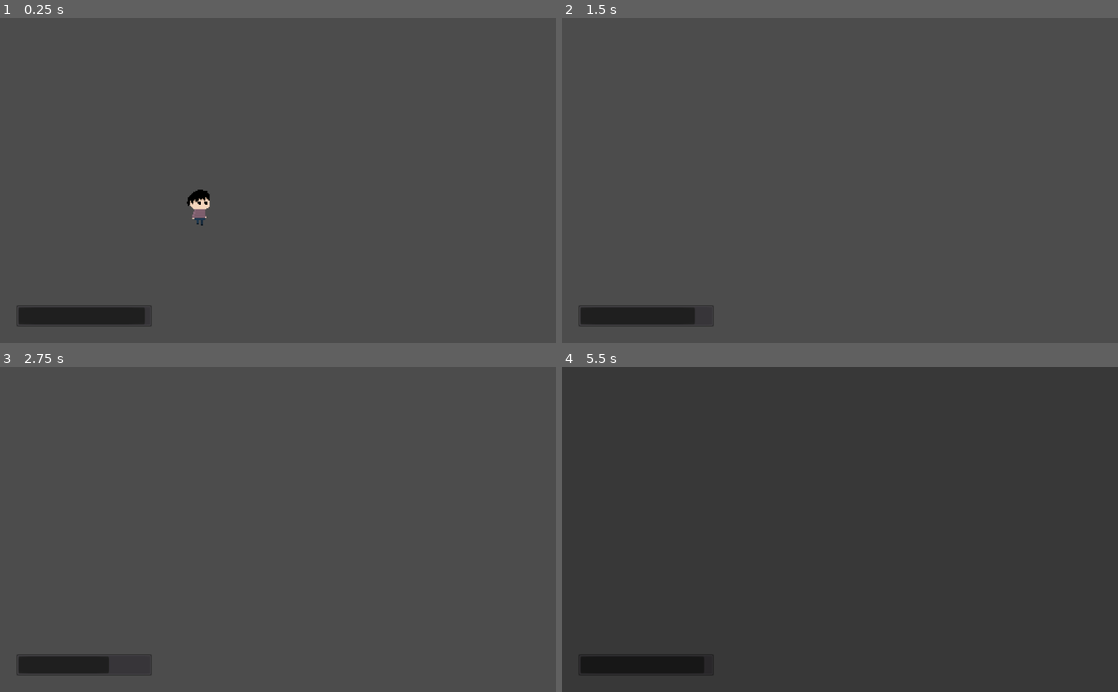
Above: before the commit, frames 1-4 (two rows, left to right).
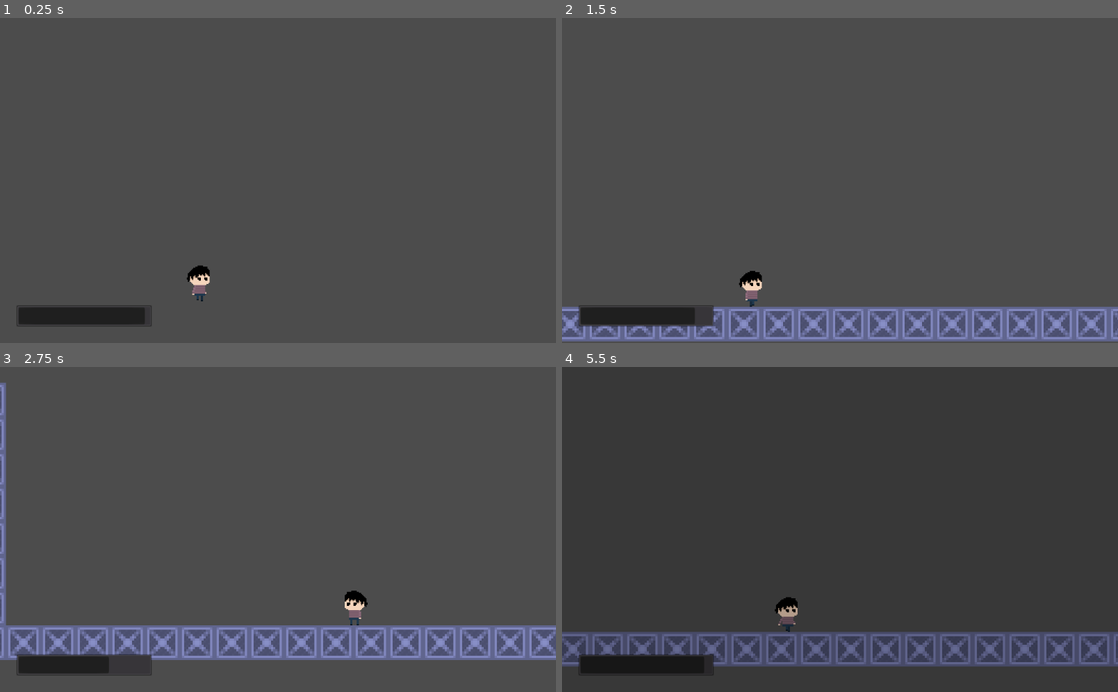
Above: after the commit, the same moments.

Repository: renanstn/scream-machine-game-jam-2020
Game: Godot game, scene res://Scenes/Levels/Tests.tscn
Same seed, same stepped clock (60 frames per second), same inputs: the game is played once before the commit and once after it. The project has no main scene, so this scene is started directly.
Inputs (mouse positions are in pixels of both pictures, inside the frame that each line leads up to):
- Up to frame 1 (0.25 s): no input
- Up to frame 2 (1.5 s): tap Enter (ui_accept) at 0.5 s; move the mouse to (962, 164) at 0.52 s; hold D (right) from 0.53 s (still down); click (962, 164) at 0.6 s; tap Space (jump) at 0.77 s; move the mouse to (728, 196) at 1.27 s; tap Shift (sprint) at 1.35 s
- Up to frame 3 (2.75 s): tap Space (jump) at 1.52 s; move the mouse to (333, 458) at 2.02 s; release D (right) at 2.03 s; hold A (left) from 2.03 s (still down); tap T (test) at 2.1 s
- Up to frame 4 (5.5 s): move the mouse to (812, 594) at 2.77 s; release A (left) at 2.78 s; hold D (right) 2.78-4.28 s; click (812, 594) at 2.85 s; tap Space (jump) at 3.02, 3.77, 4.52 s; move the mouse to (1006, 578) at 3.52 s; hold Shift (sprint) 3.53-4.28 s; move the mouse to (673, 480) at 4.27 s; hold A (left) 4.28-5.03 s; tap T (test) at 4.35 s; move the mouse to (867, 529) at 5.02 s; hold D (right) from 5.03 s (still down); click (867, 529) at 5.1 s

The runs differ from the first frame. In frame 1, 0.6% of the frame differs, in the area x 33-38%, y 52-88%; in frame 2, 9.6%; in frame 3, 11%, in the area x 0-100%, y 4-91%; in frame 4, 10%.

Commit message:
Tilemap salvo, ajuste de câmera

Diff:
--- a/Dont-Blink/Scenes/Characters/Player.tscn
+++ b/Dont-Blink/Scenes/Characters/Player.tscn
@@ -63,6 +63,7 @@
 anims/walking = SubResource( 3 )
 
 [node name="Camera2D" type="Camera2D" parent="."]
+offset = Vector2( 0, -70 )
 current = true
 zoom = Vector2( 0.5, 0.5 )
 smoothing_enabled = true
--- a/Dont-Blink/Scenes/Levels/Tests.tscn
+++ b/Dont-Blink/Scenes/Levels/Tests.tscn
@@ -1,8 +1,15 @@
-[gd_scene load_steps=2 format=2]
+[gd_scene load_steps=3 format=2]
 
 [ext_resource path="res://Scenes/Characters/Player.tscn" type="PackedScene" id=1]
+[ext_resource path="res://Tilemaps/Level_01.tres" type="TileSet" id=2]
 
 [node name="Tests" type="Node2D"]
+
+[node name="TileMap" type="TileMap" parent="."]
+tile_set = ExtResource( 2 )
+cell_size = Vector2( 32, 32 )
+format = 1
+tile_data = PoolIntArray( 720899, 9, 0, 786435, 9, 0, 851971, 9, 0, 917507, 9, 0, 983043, 9, 0, 1048579, 9, 0, 1114115, 9, 0, 1179651, 9, 0, 1179652, 9, 0, 1179653, 9, 0, 1179654, 9, 0, 1179655, 9, 0, 1179656, 9, 0, 1179657, 9, 0, 1179658, 9, 0, 1179659, 9, 0, 1179660, 9, 0, 1179661, 9, 0, 1179662, 9, 0, 1179663, 9, 0, 1179664, 9, 0, 1179665, 9, 0, 1179666, 9, 0, 1179667, 9, 0, 1179668, 9, 0, 1179669, 9, 0, 1179670, 9, 0, 1179671, 9, 0, 1179672, 9, 0, 1179673, 9, 0, 1179674, 9, 0, 1179675, 9, 0, 1179676, 9, 0 )
 
 [node name="Player" parent="." instance=ExtResource( 1 )]
 position = Vector2( 352, 480 )
--- /dev/null
+++ b/Dont-Blink/Tilemaps/Level_01.tres
@@ -0,0 +1,247 @@
+[gd_resource type="TileSet" load_steps=14 format=2]
+
+[ext_resource path="res://Sprites/Chao.png" type="Texture" id=1]
+[ext_resource path="res://Sprites/Teto.png" type="Texture" id=2]
+[ext_resource path="res://Sprites/Parede.png" type="Texture" id=3]
+
+[sub_resource type="ConvexPolygonShape2D" id=1]
+points = PoolVector2Array( 32, 32, 0, 32, 0, 0, 32, 0 )
+
+[sub_resource type="ConvexPolygonShape2D" id=2]
+points = PoolVector2Array( 32, 32, 0, 32, 0, 0, 32, 0 )
+
+[sub_resource type="ConvexPolygonShape2D" id=3]
+points = PoolVector2Array( 32, 32, 0, 32, 0, 0, 32, 0 )
+
+[sub_resource type="ConvexPolygonShape2D" id=4]
+points = PoolVector2Array( 32, 32, 0, 32, 0, 0, 32, 0 )
+
+[sub_resource type="ConvexPolygonShape2D" id=5]
+points = PoolVector2Array( 32, 32, 0, 32, 0, 0, 32, 0 )
+
+[sub_resource type="ConvexPolygonShape2D" id=6]
+points = PoolVector2Array( 32, 32, 0, 32, 0, 0, 32, 0 )
+
+[sub_resource type="ConvexPolygonShape2D" id=7]
+points = PoolVector2Array( 64, 32, 0, 32, 0, 0, 64, 0 )
+
+[sub_resource type="ConvexPolygonShape2D" id=8]
+points = PoolVector2Array( 64, 32, 0, 32, 0, 0, 64, 0 )
+
+[sub_resource type="ConvexPolygonShape2D" id=9]
+points = PoolVector2Array( 64, 32, 0, 32, 0, 0, 64, 0 )
+
+[sub_resource type="ConvexPolygonShape2D" id=10]
+points = PoolVector2Array( 32, 32, 0, 32, 0, 0, 32, 0 )
+
+[resource]
+0/name = "Chao.png 0"
+0/texture = ExtResource( 1 )
+0/tex_offset = Vector2( 0, 0 )
+0/modulate = Color( 1, 1, 1, 1 )
+0/region = Rect2( 0, 0, 32, 32 )
+0/tile_mode = 0
+0/occluder_offset = Vector2( 0, 0 )
+0/navigation_offset = Vector2( 0, 0 )
+0/shape_offset = Vector2( 0, 0 )
+0/shape_transform = Transform2D( 1, 0, 0, 1, 0, 0 )
+0/shape = SubResource( 1 )
+0/shape_one_way = false
+0/shape_one_way_margin = 1.0
+0/shapes = [ {
+"autotile_coord": Vector2( 0, 0 ),
+"one_way": false,
+"one_way_margin": 1.0,
+"shape": SubResource( 1 ),
+"shape_transform": Transform2D( 1, 0, 0, 1, 0, 0 )
+} ]
+0/z_index = 0
+1/name = "Chao.png 1"
+1/texture = ExtResource( 1 )
+1/tex_offset = Vector2( 0, 0 )
+1/modulate = Color( 1, 1, 1, 1 )
+1/region = Rect2( 32, 0, 32, 32 )
+1/tile_mode = 0
+1/occluder_offset = Vector2( 0, 0 )
+1/navigation_offset = Vector2( 0, 0 )
+1/shape_offset = Vector2( 0, 0 )
+1/shape_transform = Transform2D( 1, 0, 0, 1, 0, 0 )
+1/shape = SubResource( 2 )
+1/shape_one_way = false
+1/shape_one_way_margin = 1.0
+1/shapes = [ {
+"autotile_coord": Vector2( 0, 0 ),
+"one_way": false,
+"one_way_margin": 1.0,
+"shape": SubResource( 2 ),
+"shape_transform": Transform2D( 1, 0, 0, 1, 0, 0 )
+} ]
+1/z_index = 0
+2/name = "Chao.png 2"
+2/texture = ExtResource( 1 )
+2/tex_offset = Vector2( 0, 0 )
+2/modulate = Color( 1, 1, 1, 1 )
+2/region = Rect2( 64, 0, 32, 32 )
+2/tile_mode = 0
+2/occluder_offset = Vector2( 0, 0 )
+2/navigation_offset = Vector2( 0, 0 )
+2/shape_offset = Vector2( 0, 0 )
+2/shape_transform = Transform2D( 1, 0, 0, 1, 0, 0 )
+2/shape = SubResource( 3 )
+2/shape_one_way = false
+2/shape_one_way_margin = 1.0
+2/shapes = [ {
+"autotile_coord": Vector2( 0, 0 ),
+"one_way": false,
+"one_way_margin": 1.0,
+"shape": SubResource( 3 ),
+"shape_transform": Transform2D( 1, 0, 0, 1, 0, 0 )
+} ]
+2/z_index = 0
+3/name = "Parede.png 3"
+3/texture = ExtResource( 3 )
+3/tex_offset = Vector2( 0, 0 )
+3/modulate = Color( 1, 1, 1, 1 )
+3/region = Rect2( 0, 0, 32, 32 )
+3/tile_mode = 0
+3/occluder_offset = Vector2( 0, 0 )
+3/navigation_offset = Vector2( 0, 0 )
+3/shape_offset = Vector2( 0, 0 )
+3/shape_transform = Transform2D( 1, 0, 0, 1, 0, 0 )
+3/shape = SubResource( 4 )
+3/shape_one_way = false
+3/shape_one_way_margin = 1.0
+3/shapes = [ {
+"autotile_coord": Vector2( 0, 0 ),
+"one_way": false,
+"one_way_margin": 1.0,
+"shape": SubResource( 4 ),
+"shape_transform": Transform2D( 1, 0, 0, 1, 0, 0 )
+} ]
+3/z_index = 0
+4/name = "Parede.png 4"
+4/texture = ExtResource( 3 )
+4/tex_offset = Vector2( 0, 0 )
+4/modulate = Color( 1, 1, 1, 1 )
+4/region = Rect2( 32, 0, 32, 32 )
+4/tile_mode = 0
+4/occluder_offset = Vector2( 0, 0 )
+4/navigation_offset = Vector2( 0, 0 )
+4/shape_offset = Vector2( 0, 0 )
+4/shape_transform = Transform2D( 1, 0, 0, 1, 0, 0 )
+4/shape = SubResource( 5 )
+4/shape_one_way = false
+4/shape_one_way_margin = 1.0
+4/shapes = [ {
+"autotile_coord": Vector2( 0, 0 ),
+"one_way": false,
+"one_way_margin": 1.0,
+"shape": SubResource( 5 ),
+"shape_transform": Transform2D( 1, 0, 0, 1, 0, 0 )
+} ]
+4/z_index = 0
+5/name = "Parede.png 5"
+5/texture = ExtResource( 3 )
+5/tex_offset = Vector2( 0, 0 )
+5/modulate = Color( 1, 1, 1, 1 )
+5/region = Rect2( 64, 0, 32, 32 )
+5/tile_mode = 0
+5/occluder_offset = Vector2( 0, 0 )
+5/navigation_offset = Vector2( 0, 0 )
+5/shape_offset = Vector2( 0, 0 )
+5/shape_transform = Transform2D( 1, 0, 0, 1, 0, 0 )
+5/shape = SubResource( 6 )
+5/shape_one_way = false
+5/shape_one_way_margin = 1.0
+5/shapes = [ {
+"autotile_coord": Vector2( 0, 0 ),
+"one_way": false,
+"one_way_margin": 1.0,
+"shape": SubResource( 6 ),
+"shape_transform": Transform2D( 1, 0, 0, 1, 0, 0 )
+} ]
+5/z_index = 0
+6/name = "Teto.png 6"
+6/texture = ExtResource( 2 )
+6/tex_offset = Vector2( 0, 0 )
+6/modulate = Color( 1, 1, 1, 1 )
+6/region = Rect2( 0, 0, 64, 32 )
+6/tile_mode = 0
+6/occluder_offset = Vector2( 0, 0 )
+6/navigation_offset = Vector2( 0, 0 )
+6/shape_offset = Vector2( 0, 0 )
+6/shape_transform = Transform2D( 1, 0, 0, 1, 0, 0 )
+6/shape = SubResource( 7 )
+6/shape_one_way = false
+6/shape_one_way_margin = 1.0
+6/shapes = [ {
+"autotile_coord": Vector2( 0, 0 ),
+"one_way": false,
+"one_way_margin": 1.0,
+"shape": SubResource( 7 ),
+"shape_transform": Transform2D( 1, 0, 0, 1, 0, 0 )
+} ]
+6/z_index = 0
+7/name = "Teto.png 7"
+7/texture = ExtResource( 2 )
+7/tex_offset = Vector2( 0, 0 )
+7/modulate = Color( 1, 1, 1, 1 )
+7/region = Rect2( 64, 0, 64, 32 )
+7/tile_mode = 0
+7/occluder_offset = Vector2( 0, 0 )
+7/navigation_offset = Vector2( 0, 0 )
+7/shape_offset = Vector2( 0, 0 )
+7/shape_transform = Transform2D( 1, 0, 0, 1, 0, 0 )
+7/shape = SubResource( 8 )
+7/shape_one_way = false
+7/shape_one_way_margin = 1.0
+7/shapes = [ {
+"autotile_coord": Vector2( 0, 0 ),
+"one_way": false,
+"one_way_margin": 1.0,
+"shape": SubResource( 8 ),
+"shape_transform": Transform2D( 1, 0, 0, 1, 0, 0 )
+} ]
+7/z_index = 0
+8/name = "Teto.png 8"
+8/texture = ExtResource( 2 )
+8/tex_offset = Vector2( 0, 0 )
+8/modulate = Color( 1, 1, 1, 1 )
+8/region = Rect2( 128, 0, 64, 32 )
+8/tile_mode = 0
+8/occluder_offset = Vector2( 0, 0 )
+8/navigation_offset = Vector2( 0, 0 )
+8/shape_offset = Vector2( 0, 0 )
+8/shape_transform = Transform2D( 1, 0, 0, 1, 0, 0 )
+8/shape = SubResource( 9 )
+8/shape_one_way = false
+8/shape_one_way_margin = 1.0
+8/shapes = [ {
+"autotile_coord": Vector2( 0, 0 ),
+"one_way": false,
+"one_way_margin": 1.0,
+"shape": SubResource( 9 ),
+"shape_transform": Transform2D( 1, 0, 0, 1, 0, 0 )
+} ]
+8/z_index = 0
+9/name = "Teto.png 9"
+9/texture = ExtResource( 2 )
+9/tex_offset = Vector2( 0, 0 )
+9/modulate = Color( 1, 1, 1, 1 )
+9/region = Rect2( 192, 0, 32, 32 )
+9/tile_mode = 0
+9/occluder_offset = Vector2( 0, 0 )
+9/navigation_offset = Vector2( 0, 0 )
+9/shape_offset = Vector2( 0, 0 )
+9/shape_transform = Transform2D( 1, 0, 0, 1, 0, 0 )
+9/shape = SubResource( 10 )
+9/shape_one_way = false
+9/shape_one_way_margin = 1.0
+9/shapes = [ {
+"autotile_coord": Vector2( 0, 0 ),
+"one_way": false,
+"one_way_margin": 1.0,
+"shape": SubResource( 10 ),
+"shape_transform": Transform2D( 1, 0, 0, 1, 0, 0 )
+} ]
+9/z_index = 0
